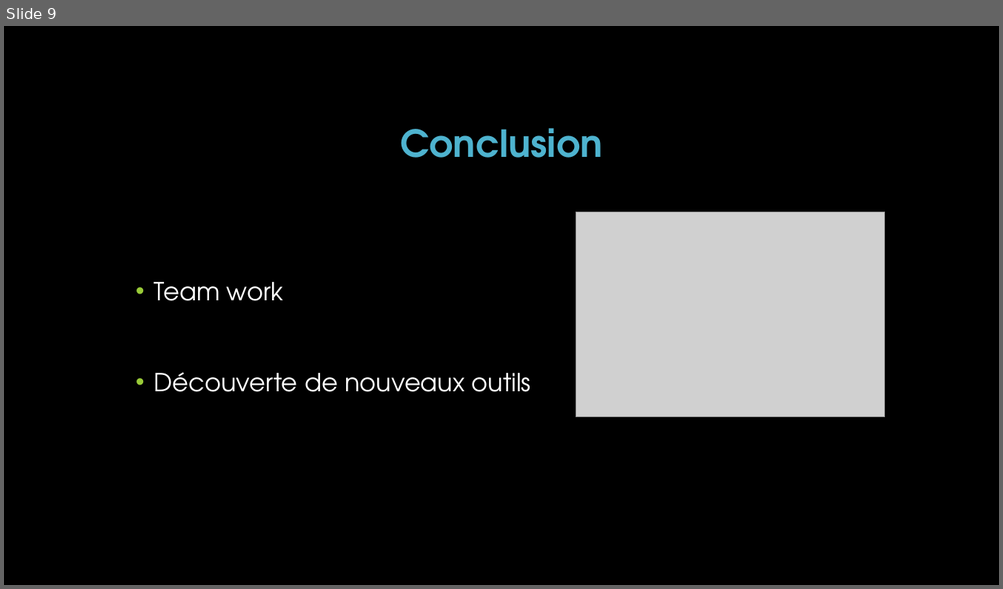
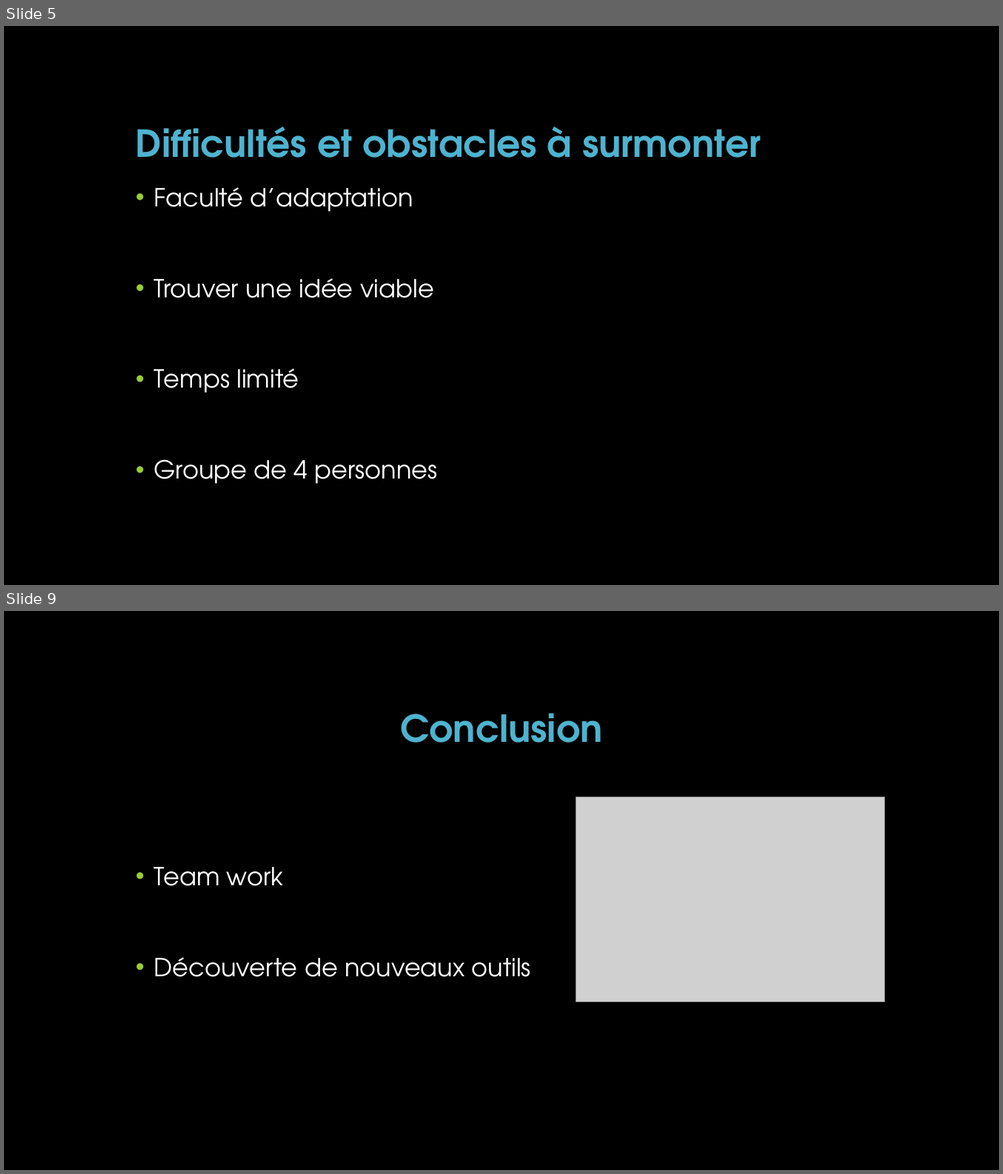
Before and after one commit to HugoPoi/mysourceproject, a slide deck: PowertPoint_Soutenance_Vendredi/MySourceProject_true_final.pptx. Shown one above the other, each under a label of ours: slide 9 before the commit, slides 5 and 9 after it; the slides between them are not shown. The pictures are 1003x589 and 1003x1174 pixels, drawn with LibreOffice and Linux fonts; fonts in the diff are those of the drawing; grey boxes stand for pictures; background and template pictures are left out. Boxes give left, top, right and bottom in pixels: in the first picture for what was removed or moved away, otherwise in the second. Text is boxed around its words. In the diff, an @@ line names an element or a change of style, - is before the commit and + after.

```diff
--- a/PowertPoint_Soutenance_Vendredi/MySourceProject_true_final.pptx
+++ b/PowertPoint_Soutenance_Vendredi/MySourceProject_true_final.pptx
@@ slide 5 added at (4,26,999,585), background picture (left out) @@
@@ title added at (136,127,760,158), 36 pt, text #4EB3CF, bold @@
+Difficultés et obstacles à surmonter
@@ text added at (154,187,438,484), 24 pt, text #FFFFFF @@
+• Faculté d’adaptation
+• Trouver une idée viable
+• Temps limité
+• Groupe de 4 personnes
```
Also in this commit, not shown: 5 slides changed, 2 other slides added, 3 slides removed, 2 other files.
